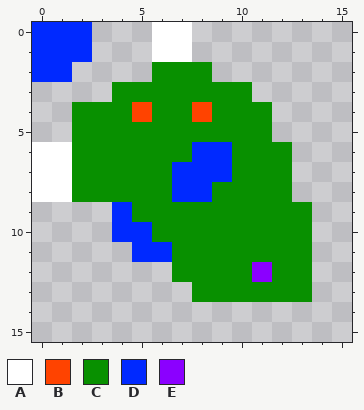
Pixel-art sprite -- Assets/Levels/level2.png. The picture above is the old version.
The file is 16x16 pixels.
Palette (. is transparent): A #ffffff  B #ff4300  C #089000  D #0029ff  E #8b00ff
Pixels before, first column x 0:
 0 DDD...AA......
 1 DDD...AA......
 2 DD....CCC.....
 3 ....CCCCCCC...
 4 ..CCCBCCBCCC..
 5 ..CCCCCCCCCC..
 6 AACCCCCCDDCCC.
 7 AACCCCCDDDCCC.
 8 AACCCCCDDCCCC.
 9 ....DCCCCCCCCC
10 ....DDCCCCCCCC
11 .....DDCCCCCCC
12 .......CCCCECC
13 ........CCCCCC
And afterwards:
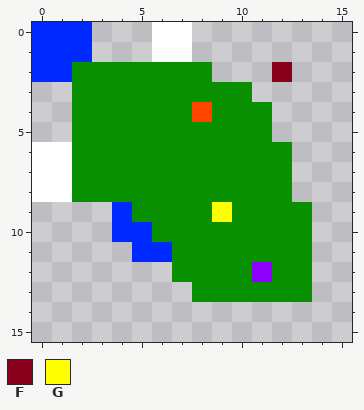
Colours new in this view: F #88001b  G #ffff00
From old to new:
{"y":2,"x":2,"old":"....","new":"CCCC"}
{"y":2,"x":12,"old":".","new":"F"}
{"y":3,"x":2,"old":"..","new":"CC"}
{"y":4,"x":5,"old":"B","new":"C"}
{"y":6,"x":8,"old":"DD","new":"CC"}
{"y":7,"x":7,"old":"DDD","new":"CCC"}
{"y":8,"x":7,"old":"DD","new":"CC"}
{"y":9,"x":9,"old":"C","new":"G"}
